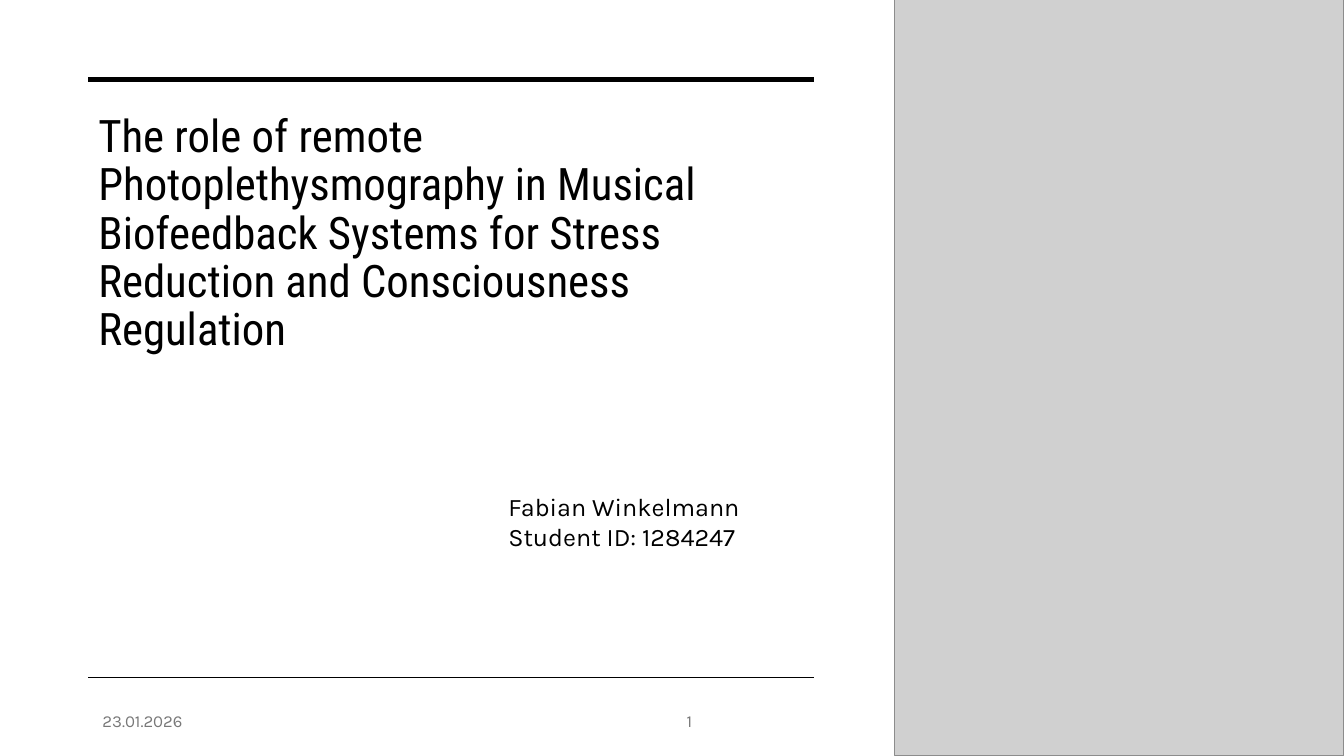
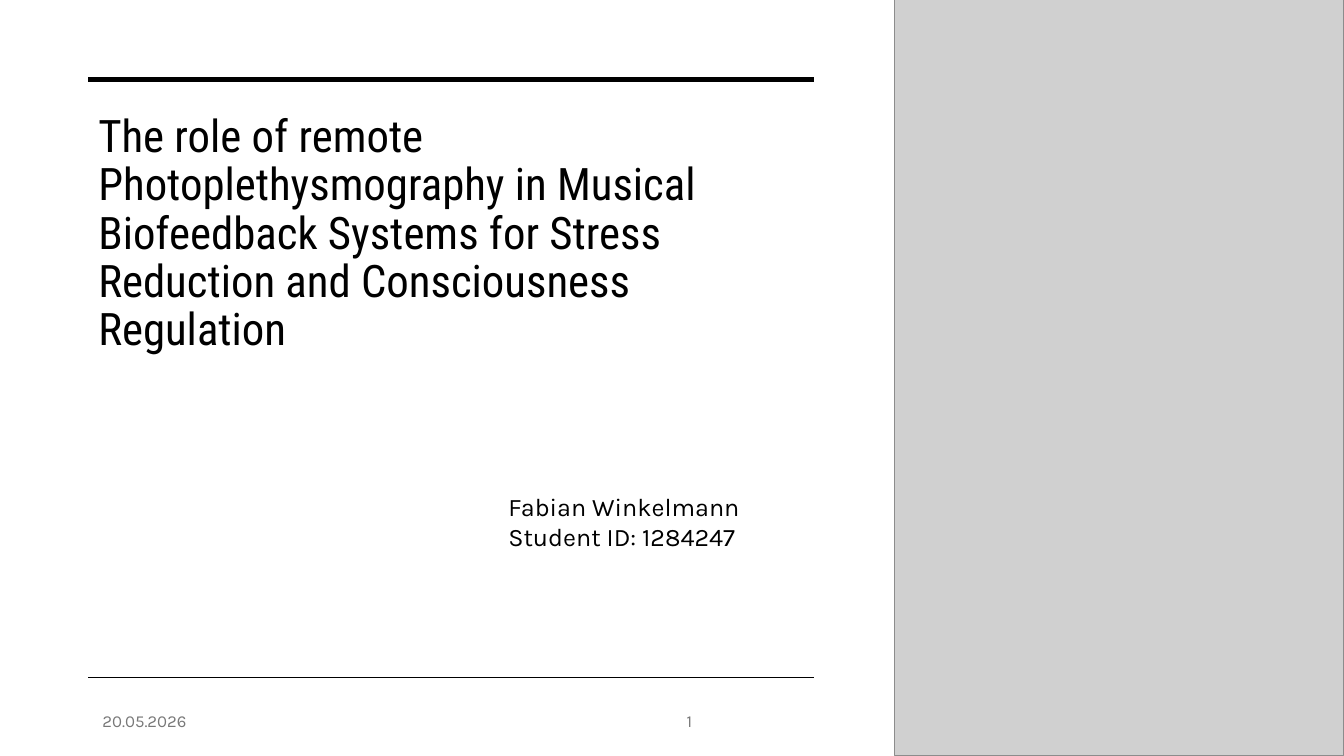
Before and after one commit to fabianprojects/fachseminar2, a slide deck: slide 1 of Vortrag Fachseminar.pptx. Drawn at 1344x756 pixels with LibreOffice and Linux fonts; fonts in the diff are those of the drawing; grey boxes stand for pictures. Boxes give left, top, right and bottom in pixels: in the first picture for what was removed or moved away, otherwise in the second. Text is boxed around its words. In the diff, an @@ line names an element or a change of style, - is before the commit and + after.

```diff
--- a/Vortrag Fachseminar.pptx
+++ b/Vortrag Fachseminar.pptx
@@ text at <box>102,716,186,727</box>: text changed @@
-23.01.2026
+20.05.2026
```
Also in this commit, not shown: 21 other slides changed, 8 slides removed, 44 other files.
